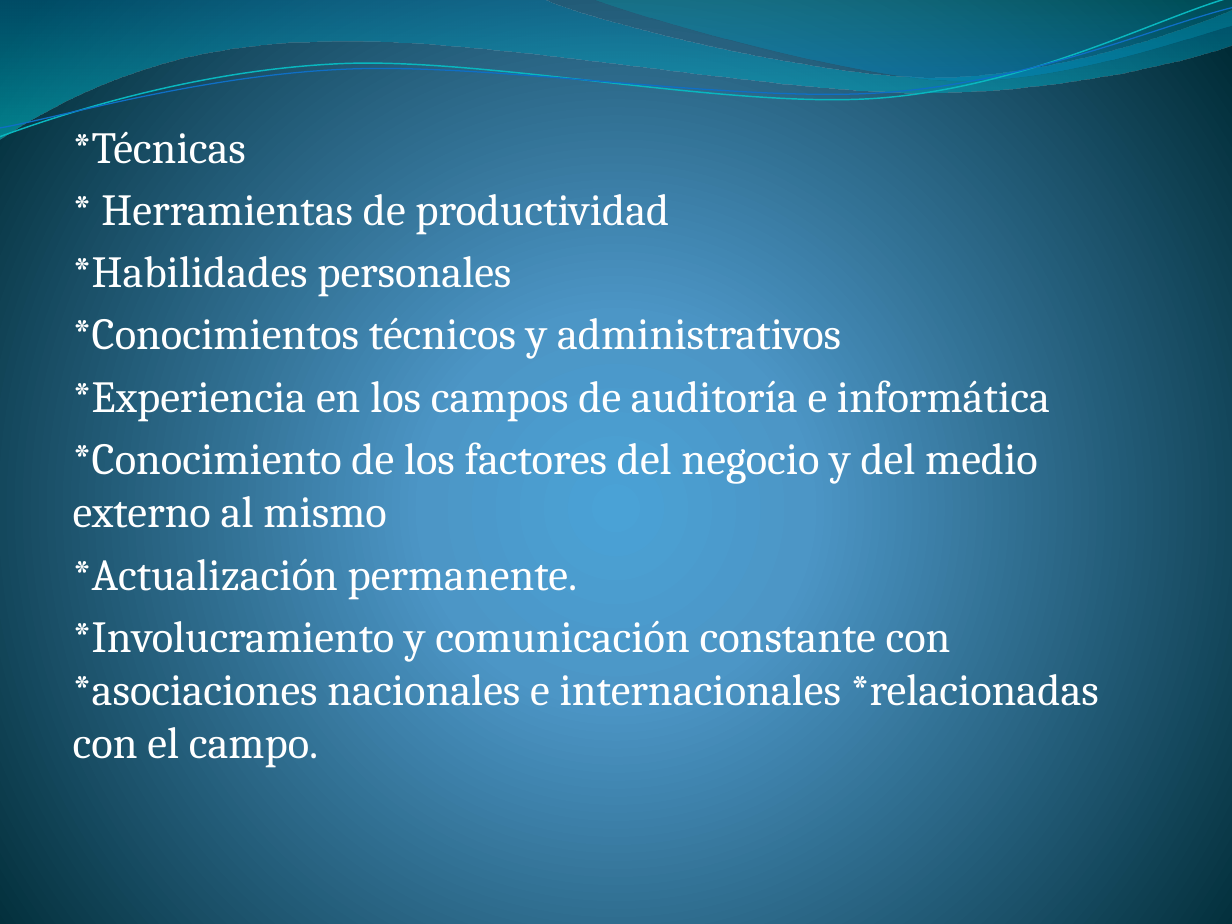
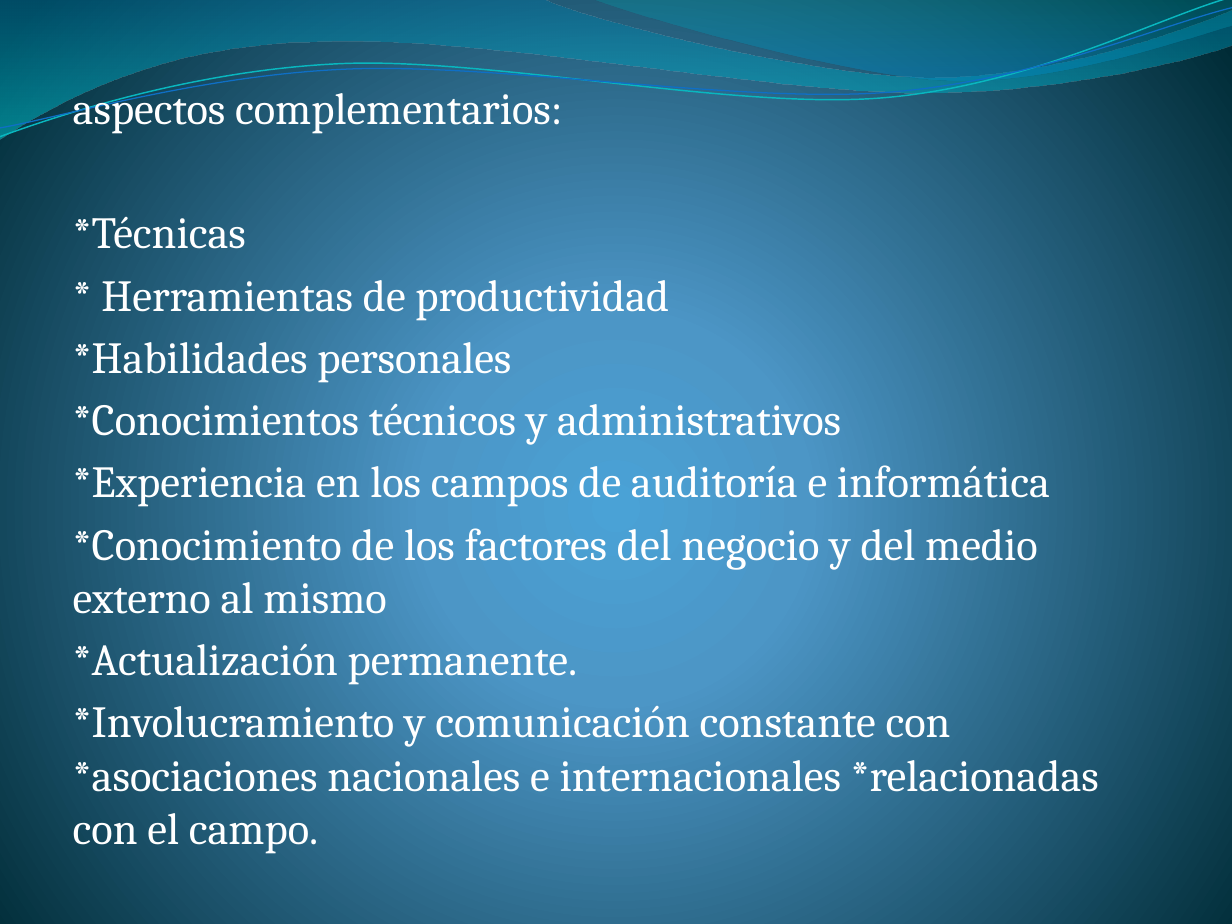
Before and after one commit to lc850/auditoria, a slide deck: slide 4 of Metodología para el desarrollo e implantación en la.pptx. Drawn at 1232x924 pixels with LibreOffice and Linux fonts; fonts in the diff are those of the drawing. Boxes give left, top, right and bottom in pixels: in the first picture for what was removed or moved away, otherwise in the second. Text is boxed around its words. In the diff, an @@ line names an element or a change of style, - is before the commit and + after.

```diff
--- a/Metodología para el desarrollo e implantación en la.pptx
+++ b/Metodología para el desarrollo e implantación en la.pptx
@@ subtitle at (73,83,562,134): paragraph added @@
+aspectos complementarios:
@@ subtitle "aspectos complementarios:": place and size @@
-subtitle "aspectos complementarios:" at (73,132,1099,768)
+subtitle "aspectos complementarios:" at (73,83,1099,792)
```
Also in this commit, not shown: 1 other slide changed, 5 slides added.
